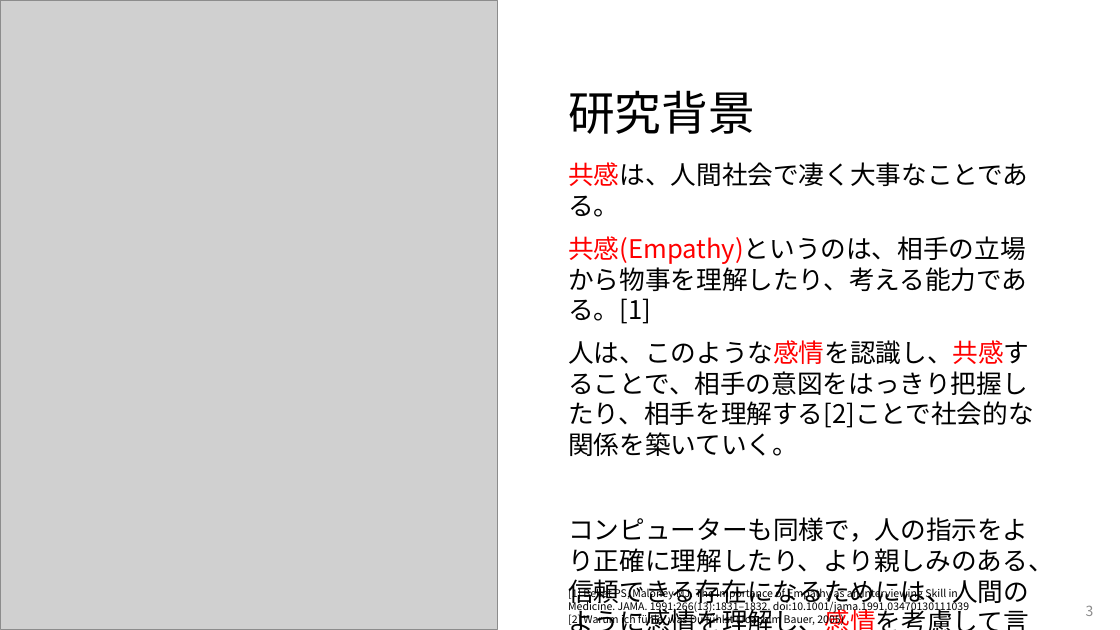
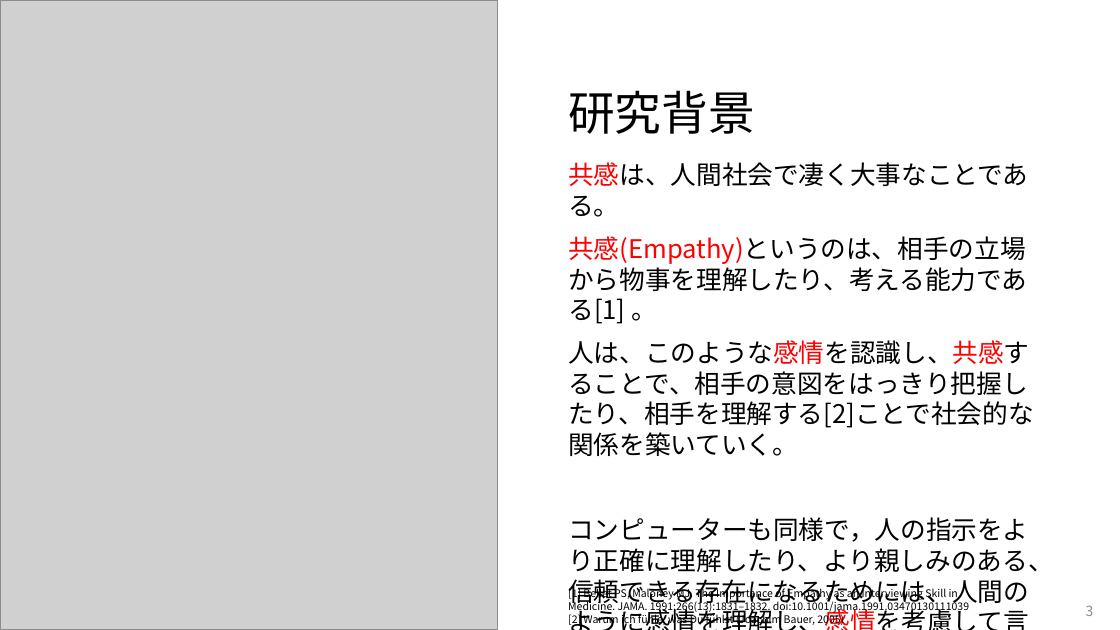
Before and after one commit to Sion1225/Study-Deeplearning-NLP, a slide deck: slide 3 of Presentation/感情認識に基づく対話システム.pptx. Drawn at 1120x630 pixels with LibreOffice and Linux fonts; fonts in the diff are those of the drawing; grey boxes stand for pictures. Boxes give left, top, right and bottom in pixels: in the first picture for what was removed or moved away, otherwise in the second. Text is boxed around its words. In the diff, an @@ line names an element or a change of style, - is before the commit and + after.

```diff
--- a/Presentation/感情認識に基づく対話システム.pptx
+++ b/Presentation/感情認識に基づく対話システム.pptx
@@ text at (x1=568, y1=236, x2=1027, y2=324): text changed @@
-共感(Empathy)というのは、相手の立場から物事を理解したり、考える能力である。[1]
+共感(Empathy)というのは、相手の立場から物事を理解したり、考える能力である[1] 。
```
Also in this commit, not shown: 1 other slide changed.
